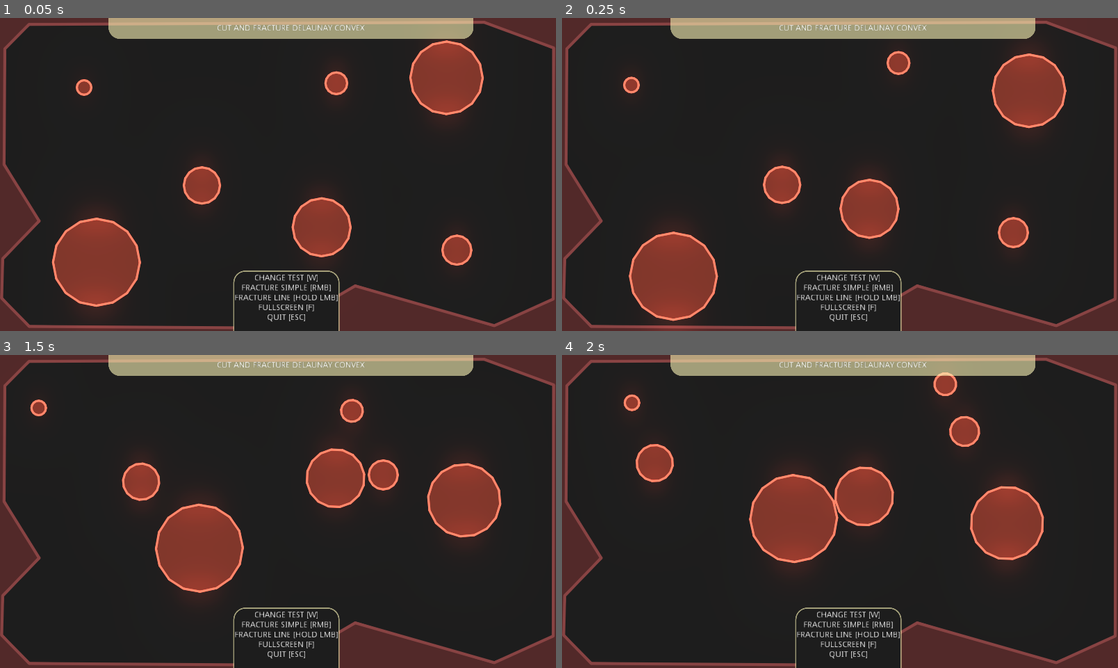
Above: before the commit, frames 1-4 (two rows, left to right).
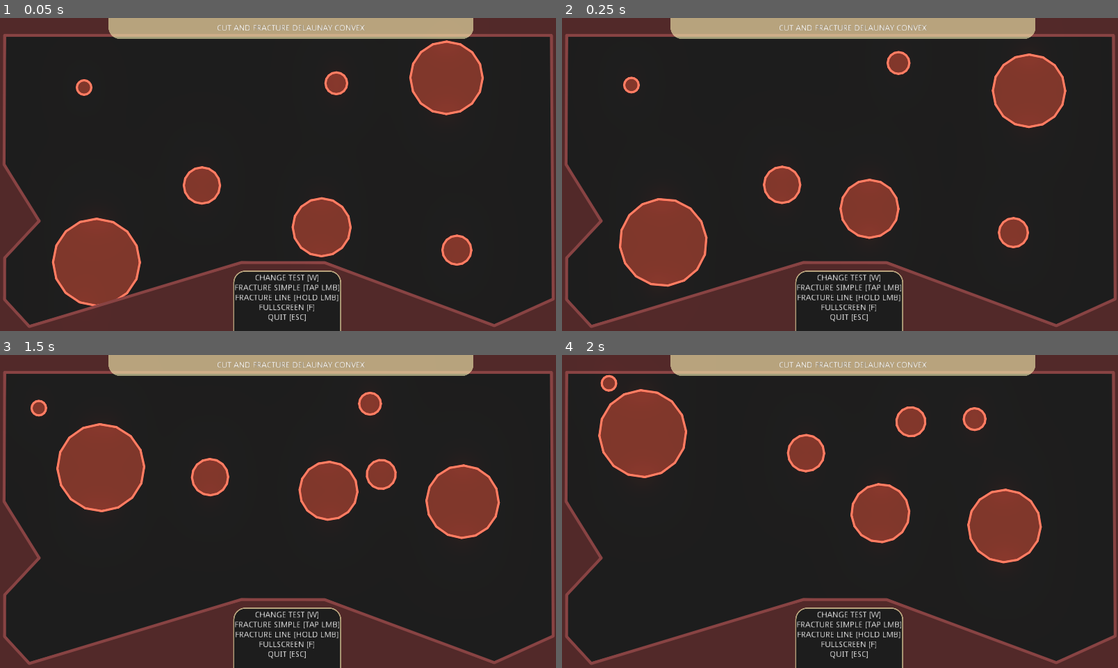
Above: after the commit, the same moments.

Repository: SoloByte/godot-polygon2d-fracture
Game: Godot game, scene res://demo/src/Main.tscn
The game is run twice, just before and just after one commit, with the same random seed, the same clock (stepped at 60 frames per second) and the same inputs.
Inputs (mouse positions are in pixels of both pictures, inside the frame that each line leads up to):
- Up to frame 1 (0.05 s): no input
- Up to frame 2 (0.25 s): no input
- Up to frame 3 (1.5 s): move the mouse to (400, 495) at 0.52 s; hold S (fracture) 0.53-1.28 s; click (400, 495) at 0.67 s; move the mouse to (166, 527) at 1.27 s; tap Q (auto) at 1.35 s; click (166, 527) at 1.42 s
- Up to frame 4 (2 s): tap S (fracture) at 1.55 s

The runs differ from the first frame. In frame 1, 8.7% of the frame differs, in the area x 0-100%, y 0-100%; in frame 2, 12%; in frame 3, 19%; in frame 4, 20%.

Commit message:
cut line system improved. fracture body visuals improved. overall glow of polygons reduced.

Diff:
--- a/demo/src/CutFracture.gd
+++ b/demo/src/CutFracture.gd
@@ -39,7 +39,7 @@
 var _cut_line_points : PoolVector2Array = []
 var _cut_line_start_direction := Vector2.ZERO
 var _cut_line_t : float = 0.0
-
+var _cut_line_last_end_point := Vector3.ZERO #z is used as bool -> 0 = not a valid point/ 1 = valid point
 
 
 func _ready() -> void:
@@ -67,20 +67,33 @@
 func _input(event: InputEvent) -> void:
 	if _input_disabled: return
 
+	#this system works with 1 button (instead of 2 with right mouse button) -> makes it work on touch screens
 	if event is InputEventMouseButton:
 		if event.button_index == 1:
 			if _cut_line_enabled:
 				if not event.pressed:
-					endCutLine()
-					_cut_line_enabled = false
-					_cut_line.visible = false
+					if _cut_line.visible:
+						endCutLine()
+						_cut_line_enabled = false
+						_cut_line.visible = false
+						_cut_line_last_end_point = Vector3.ZERO
+					else:
+						simpleCut(get_global_mouse_position())
+						_cut_line_total_length = 0.0
+						_cut_line_points = []
+						_cut_line.clear_points()
+						_cut_line_start_direction = Vector2.ZERO
+						_cut_line_t = 0.0
+						_cut_line_enabled = false
+						_cut_line.visible = false
 			else:
 				if event.pressed:
 					_cut_line_enabled = true
-					_cut_line.visible = true
-		elif event.button_index == 2 and not _cut_line_enabled:
-			if event.pressed:
-				simpleCut(get_global_mouse_position())
+#					_cut_line.visible = true
+
+#		elif event.button_index == 2 and not _cut_line_enabled:
+#			if event.pressed:
+#				simpleCut(get_global_mouse_position())
 
 
 
@@ -88,7 +101,16 @@
 
 func calculateCutLine(cur_pos : Vector2, t : float) -> void:
 	if _cut_line_points.size() <= 0:
-		_cut_line_points.append(cur_pos)
+		if _cut_line_last_end_point.z > 0.0:# last cut lines end point is new cut lines start point
+			_cut_line_points.append(Vector2(_cut_line_last_end_point.x, _cut_line_last_end_point.y))
+			_cut_line_last_end_point = Vector3.ZERO
+		else:#there was no cut line before
+			_cut_line_points.append(cur_pos)
+
+	elif _cut_line_points.size() == 1 and not _cut_line.visible:
+		var dis : float = (cur_pos - _cut_line_points[_cut_line_points.size() - 1]).length()
+		if dis > CUT_LINE_MIN_LENGTH:
+			_cut_line.visible = true
 	else:
 		var last_pos : Vector2 = lerp(_cut_line_points[_cut_line_points.size() - 1], cur_pos, t)
 		var vec : Vector2 = cur_pos - last_pos
@@ -121,11 +143,10 @@
 
 
 func endCutLine() -> void:
-	if _cut_line_points.size() > 1 and _cut_line_total_length > CUT_LINE_MIN_LENGTH:
+	if _cut_line_points.size() > 1 and _cut_line_total_length > CUT_LINE_MIN_LENGTH and not _input_disabled:
 		var final_line : PoolVector2Array = [_cut_line_points[0]]
-		var final_shape : PoolVector2Array = []
+
 		var i : int = 0
-#		var construct_point := Vector2.ZERO
 		while i < _cut_line_points.size() - 1:
 			var start : Vector2 = _cut_line_points[i]
 			var total_dis : float = 0.0
@@ -136,25 +157,22 @@
 				var dir : Vector2 = vec.normalized()
 				total_dis += dis
 				if total_dis > CUT_LINE_SEGMENT_MIN_LENGTH or j >= _cut_line_points.size() - 1:
-
-					#TODO check if cut shape merging produces correct shapes !?
-#					var cut_shape : PoolVector2Array = PolygonLib.createBeamPolygon(dir, dis, 2.0, 2.0, construct_point)
-#					final_shape = PolygonLib.mergePolygons(final_shape, cut_shape, true)[0]
-#					construct_point += dir * dis
 					final_line.append(end)
-
 					i = j
 					break
 
+		var final_shape : PoolVector2Array = []
 		final_shape = PolygonLib.offsetPolyline(final_line, 2.0, true)[0]
 		final_shape = PolygonLib.translatePolygon(final_shape, -_cut_line_points[0])
-#		_debug_cut_shape_polygon2d.global_position = _cut_line_points[0]
-#		_debug_cut_shape_polygon2d.set_polygon(final_shape)
 		cutSourcePolygons(_cut_line_points[0], final_shape, 0.0)
 
 
-
-#	_cut_line.visible = false
+	if _cut_line_points.size() > 1:
+		var end_point : Vector2 = _cut_line_points[_cut_line_points.size() - 1]
+		_cut_line_last_end_point = Vector3(end_point.x, end_point.y, 1.0)
+	else:
+		_cut_line_last_end_point = Vector3.ZERO
+
 	_cut_line_total_length = 0.0
 	_cut_line_points = []
 	_cut_line.clear_points()
@@ -167,6 +185,8 @@
 
 
 func simpleCut(pos : Vector2) -> void:
+	if _input_disabled: return
+
 	var cut_pos : Vector2 = pos
 	cutSourcePolygons(cut_pos, _cut_shape, 0.0, _rng.randf_range(250.0, 400.0))
 	_input_disabled = true
@@ -195,7 +215,7 @@
 			s_mass = source.mass
 
 
-		var cut_fracture_info : Dictionary = polyFracture.cutFracture(source_polygon, cut_shape, source_trans, cut_trans, 5000, 3000, 250, 3)
+		var cut_fracture_info : Dictionary = polyFracture.cutFracture(source_polygon, cut_shape, source_trans, cut_trans, 5000, 3000, 250, 1)
 
 		if cut_fracture_info.shapes.size() <= 0 and cut_fracture_info.fractures.size() <= 0:
 			continue
--- a/demo/src/FractureBody.gd
+++ b/demo/src/FractureBody.gd
@@ -1,4 +1,8 @@
 extends RigidBody2D
+
+
+
+const LINE_FADE_SPEED : float  = 0.8
 
 
 
@@ -12,11 +16,20 @@
 onready var _poly := $Polygon2D
 onready var _line := $Line2D
 onready var _timer := $Timer
+onready var _line_lerp_start_color : Color = _line.modulate
 
 
 
 
+var _t : float = 1.0
 
+
+
+
+func _process(delta: float) -> void:
+	if _t < 1.0:
+		_t += delta * LINE_FADE_SPEED
+		_line.modulate = lerp(_line_lerp_start_color, _poly.modulate, min(_t, 1.0))
 
 
 func spawn(pos : Vector2) -> void:
@@ -24,6 +37,8 @@
 #	visible = true
 #	_col_poly.set_deferred("disabled", false)
 	_timer.start(5.0)
+	set_process(true)
+	_t = 0.0
 
 
 func despawn() -> void:
@@ -33,6 +48,8 @@
 	linear_velocity = Vector2.ZERO
 	angular_velocity = 0.0
 	set_applied_force(Vector2.ZERO)
+	set_process(false)
+	_t = 1.0
 
 
 
@@ -44,7 +61,7 @@
 
 
 func setColor(color : Color) -> void:
-	modulate = color
+	_poly.modulate = color
 
 
 func _on_Timer_timeout() -> void:
--- a/demo/src/FractureBody.tscn
+++ b/demo/src/FractureBody.tscn
@@ -20,7 +20,8 @@
 color = Color( 0.545098, 0.545098, 0.545098, 1 )
 
 [node name="Line2D" type="Line2D" parent="."]
-default_color = Color( 1.5, 1.5, 1.5, 1 )
+modulate = Color( 1.35, 1.35, 1.35, 1 )
+default_color = Color( 1, 1, 1, 1 )
 
 [node name="Center" type="Polygon2D" parent="."]
 visible = false
--- a/demo/src/RigidBody2D.tscn
+++ b/demo/src/RigidBody2D.tscn
@@ -22,7 +22,7 @@
 color = Color( 0.545098, 0.545098, 0.545098, 1 )
 
 [node name="Line2D" type="Line2D" parent="Polygon2D"]
-default_color = Color( 1.35, 1.35, 1.35, 1 )
+default_color = Color( 1.25, 1.25, 1.25, 1 )
 joint_mode = 2
 begin_cap_mode = 2
 end_cap_mode = 2
--- a/demo/test-scenes/cut-scenes/CutSceneBasic.tscn
+++ b/demo/test-scenes/cut-scenes/CutSceneBasic.tscn
@@ -9,7 +9,7 @@
 
 [node name="InfoLabel" parent="CanvasLayer" index="1"]
 text = "CHANGE TEST [W]
-FRACTURE SIMPLE [RMB]
+FRACTURE SIMPLE [TAP LMB]
 FRACTURE LINE [HOLD LMB]
 FULLSCREEN [F]
 QUIT [ESC]"
--- a/demo/test-scenes/cut-scenes/usable/CutFracture.tscn
+++ b/demo/test-scenes/cut-scenes/usable/CutFracture.tscn
@@ -80,17 +80,17 @@
 physics_material_override = SubResource( 2 )
 
 [node name="CollisionPolygon2D" type="CollisionPolygon2D" parent="CutFracture/Edge" index="0"]
-polygon = PoolVector2Array( -1904.54, -355.911, -1652.27, -611.544, -1891.09, -1005.08, -1891.09, -1805.62, -1719.55, -1977.16, 1428.77, -1987.25, 1903.04, -1805.62, 1903.04, -70.0054, 1492.68, 114.992, 534.057, -160.822, 36.2462, 125.083, -1719.55, 114.992, -1907.91, -80.0963, -1904.68, -354.093, -2024.51, -319.195, -2069.36, 219.263, …(78 unchanged characters)…
+polygon = PoolVector2Array( -1888.94, -360.544, -1652.27, -611.544, -1891.09, -1005.08, -1888, -1893.82, 1888, -1893.82, 1903.04, -70.0054, 1492.68, 114.992, 320, -325.82, -256, -325.82, -1719.55, 114.992, -1888, -69.82, -1888.94, -357.922, -2024.51, -319.195, -2069.36, 219.263, …(78 unchanged characters)…
 __meta__ = {
 "_editor_description_": ""
 }
 
 [node name="Polygon2D" type="Polygon2D" parent="CutFracture/Edge" index="1"]
 color = Color( 0.603922, 0.603922, 0.603922, 1 )
-polygon = PoolVector2Array( -1906.2, -77.6317, -1715.91, 115.684, 35.1292, 124.664, 533.502, -167.176, 1489.84, 111.195, 1902.91, -72.8892, 1907.4, -1805.97, 1413.51, -1985.56, -1715.91, -1967.61, -1891.02, -1801.48, -1891.02, -1006.78, -1644.07, -611.671, -2025.71, -225.544, -1998.77, -2097.81, 2082.5, -2052.91, 2037.6, 322.217, -2066.12, 223.441, -2084.08, -369.219, -1899.47, -427.84 )
+polygon = PoolVector2Array( -1888, -69.82, -1715.91, 115.684, -256, -325.82, 320, -325.82, 1489.84, 111.195, 1902.91, -72.8892, 1888, -1893.82, -1888, -1893.82, -1891.02, -1006.78, -1644.07, -611.671, -2025.71, -225.544, -1998.77, -2097.81, 2082.5, -2052.91, 2037.6, 322.217, -2066.12, 223.441, -2084.08, -369.219, -1888, -453.82 )
 
 [node name="Line2D" type="Line2D" parent="CutFracture/Edge/Polygon2D" index="0"]
-points = PoolVector2Array( -1649.77, -613.744, -1891.67, -1001.8, -1886.63, -1800.59, -1720.32, -1969.42, 1421.92, -1984.54, 1903.21, -1808.15, 1900.69, -74.4978, 1495, 109.451, 532.418, -165.212, 35.3653, 126.007, -1717.37, 115.107, -1908.29, -79.7803, -1901.32, -352.054, -1649.31, -613.507 )
+points = PoolVector2Array( -1649.77, -613.744, -1891.67, -1001.8, -1888, -1893.82, 1888, -1893.82, 1900.69, -74.4978, 1495, 109.451, 320, -325.82, -256, -325.82, -1717.37, 115.107, -1888, -69.82, -1888, -357.82, -1649.31, -613.507 )
 width = 15.0
 default_color = Color( 1, 1, 1, 1 )
 joint_mode = 2
--- a/demo/test-scenes/fracture-scenes/usable/Fracture.tscn
+++ b/demo/test-scenes/fracture-scenes/usable/Fracture.tscn
@@ -20,7 +20,7 @@
 
 [node name="Line2D" type="Line2D" parent="FractureParent/SourcePolygons/FracturePolygon" index="0"]
 points = PoolVector2Array( -256, -256, 256, -256, 256, 256, -256, 256, -256, -256 )
-default_color = Color( 1.5, 1.5, 1.5, 1 )
+default_color = Color( 1.2, 1.2, 1.2, 1 )
 joint_mode = 2
 begin_cap_mode = 2
 end_cap_mode = 2
@@ -40,7 +40,7 @@
 
 [node name="Line2D" type="Line2D" parent="FractureParent/SourcePolygons/FracturePolygon2" index="0"]
 points = PoolVector2Array( -256, -256, 38.0496, -347.456, 256, -256, 256, 256, 141.877, 470.449, -256, 256, -445.066, 129.302, -256, -256 )
-default_color = Color( 1.5, 1.5, 1.5, 1 )
+default_color = Color( 1.2, 1.2, 1.2, 1 )
 joint_mode = 2
 begin_cap_mode = 2
 end_cap_mode = 2
@@ -60,7 +60,7 @@
 
 [node name="Line2D" type="Line2D" parent="FractureParent/SourcePolygons/FracturePolygon3" index="0"]
 points = PoolVector2Array( -768, -120, -490.612, -586.599, -402.93, -555.486, -286.965, -165.163, 768, -120, 768, 136, 230.637, 61.1109, 321.147, 216.674, 224.981, 244.959, -768, 136, -768, -120 )
-default_color = Color( 1.5, 1.5, 1.5, 1 )
+default_color = Color( 1.2, 1.2, 1.2, 1 )
 joint_mode = 2
 begin_cap_mode = 2
 end_cap_mode = 2
--- a/demo/test-scenes/fracture-scenes/usable/Fracture_Delaunay.tscn
+++ b/demo/test-scenes/fracture-scenes/usable/Fracture_Delaunay.tscn
@@ -18,7 +18,7 @@
 
 [node name="Line2D" type="Line2D" parent="FractureParent/SourcePolygons/FracturePolygon" index="0"]
 points = PoolVector2Array( -647.49, -67.6194, -390.331, -462.882, -136.346, -420.022, -71.2631, -220.01, 147.798, -91.4304, 403.37, -297.792, 595.445, 497.495, -137.934, 435.587, -260.164, 300.658, -150.633, 157.792, -647.49, -67.6194 )
-default_color = Color( 1.5, 1.5, 1.5, 1 )
+default_color = Color( 1.2, 1.2, 1.2, 1 )
 joint_mode = 2
 begin_cap_mode = 2
 end_cap_mode = 2
@@ -38,7 +38,7 @@
 
 [node name="Line2D" type="Line2D" parent="FractureParent/SourcePolygons/FracturePolygon2" index="0"]
 points = PoolVector2Array( -291.652, -256.658, 532.336, -178.543, -62.3463, 597.568, -311.906, 182.812, -292.084, -257.034 )
-default_color = Color( 1.5, 1.5, 1.5, 1 )
+default_color = Color( 1.2, 1.2, 1.2, 1 )
 joint_mode = 2
 begin_cap_mode = 2
 end_cap_mode = 2
--- a/demo/test-scenes/fracture-scenes/usable/Fracture_DelaunayConvex.tscn
+++ b/demo/test-scenes/fracture-scenes/usable/Fracture_DelaunayConvex.tscn
@@ -1,11 +1,22 @@
-[gd_scene load_steps=3 format=2]
+[gd_scene load_steps=2 format=2]
 
 [ext_resource path="res://demo/test-scenes/fracture-scenes/FractureSceneBasic.tscn" type="PackedScene" id=1]
-[ext_resource path="res://demo/FracturePolygon.tscn" type="PackedScene" id=2]
 
 [node name="Fracture_DelaunayConvex" instance=ExtResource( 1 )]
 
-[node name="FracturePolygon" parent="FractureParent/SourcePolygons" index="0" instance=ExtResource( 2 )]
+[node name="FracturePolygon" type="Polygon2D" parent="FractureParent/SourcePolygons" index="0"]
+show_behind_parent = true
+position = Vector2( 0, -330.18 )
+color = Color( 0.545098, 0.545098, 0.545098, 1 )
+polygon = PoolVector2Array( -387.17, -461.463, -88, -485.82, 312, -333.82, 592, -45.82, 520, 298.18, 0, 386.18, -552, 162.18 )
+
+[node name="Line2D" type="Line2D" parent="FractureParent/SourcePolygons/FracturePolygon" index="0"]
+points = PoolVector2Array( -552, 162.18, -384, -461.82, -88, -485.82, 312, -333.82, 592, -45.82, 520, 298.18, 0, 386.18, -552, 162.18 )
+default_color = Color( 1.2, 1.2, 1.2, 1 )
+joint_mode = 2
+begin_cap_mode = 2
+end_cap_mode = 2
+antialiased = true
 
 [node name="Title" parent="CanvasLayer" index="0"]
 text = "FRACTURE DELAUNAY CONVEX"
--- a/demo/test-scenes/fracture-scenes/usable/Fracture_DelaunayRectangle.tscn
+++ b/demo/test-scenes/fracture-scenes/usable/Fracture_DelaunayRectangle.tscn
@@ -18,7 +18,7 @@
 
 [node name="Line2D" type="Line2D" parent="FractureParent/SourcePolygons/FracturePolygon" index="0"]
 points = PoolVector2Array( -256, -256, 256, -256, 256, 256, -256, 256, -256, -256 )
-default_color = Color( 1.5, 1.5, 1.5, 1 )
+default_color = Color( 1.2, 1.2, 1.2, 1 )
 joint_mode = 2
 begin_cap_mode = 2
 end_cap_mode = 2
@@ -38,7 +38,7 @@
 
 [node name="Line2D" type="Line2D" parent="FractureParent/SourcePolygons/FracturePolygon2" index="0"]
 points = PoolVector2Array( -256, -256, 256, -256, 256, 256, -256, 256, -256, -256 )
-default_color = Color( 1.5, 1.5, 1.5, 1 )
+default_color = Color( 1.2, 1.2, 1.2, 1 )
 joint_mode = 2
 begin_cap_mode = 2
 end_cap_mode = 2
@@ -58,7 +58,7 @@
 
 [node name="Line2D" type="Line2D" parent="FractureParent/SourcePolygons/FracturePolygon3" index="0"]
 points = PoolVector2Array( -768, -120, 768, -120, 768, 136, -768, 136, -768, -120 )
-default_color = Color( 1.5, 1.5, 1.5, 1 )
+default_color = Color( 1.2, 1.2, 1.2, 1 )
 joint_mode = 2
 begin_cap_mode = 2
 end_cap_mode = 2
--- a/demo/test-scenes/fracture-scenes/usable/Fracture_Simple.tscn
+++ b/demo/test-scenes/fracture-scenes/usable/Fracture_Simple.tscn
@@ -19,7 +19,7 @@
 
 [node name="Line2D" type="Line2D" parent="FractureParent/SourcePolygons/FracturePolygon" index="0"]
 points = PoolVector2Array( -256, -256, 256, -256, 256, 256, -314.87, 705.883, -408.309, 612.444, 98.9299, 57.1505, -256.137, -81.6729, -256, -256 )
-default_color = Color( 1.5, 1.5, 1.5, 1 )
+default_color = Color( 1.2, 1.2, 1.2, 1 )
 joint_mode = 2
 begin_cap_mode = 2
 end_cap_mode = 2
@@ -39,7 +39,7 @@
 
 [node name="Line2D" type="Line2D" parent="FractureParent/SourcePolygons/FracturePolygon2" index="0"]
 points = PoolVector2Array( -256, -256, 22.5247, -137.292, 256, -256, 76.2648, 122.923, 256, 256, -83.5414, 107.367, -256, 256, -127.382, -116.079, -256, -256 )
-default_color = Color( 1.5, 1.5, 1.5, 1 )
+default_color = Color( 1.2, 1.2, 1.2, 1 )
 joint_mode = 2
 begin_cap_mode = 2
 end_cap_mode = 2
@@ -59,7 +59,7 @@
 
 [node name="Line2D" type="Line2D" parent="FractureParent/SourcePolygons/FracturePolygon3" index="0"]
 points = PoolVector2Array( -768, -120, 768, -120, 768, 136, -768, 136, -768, -120 )
-default_color = Color( 1.5, 1.5, 1.5, 1 )
+default_color = Color( 1.2, 1.2, 1.2, 1 )
 joint_mode = 2
 begin_cap_mode = 2
 end_cap_mode = 2
